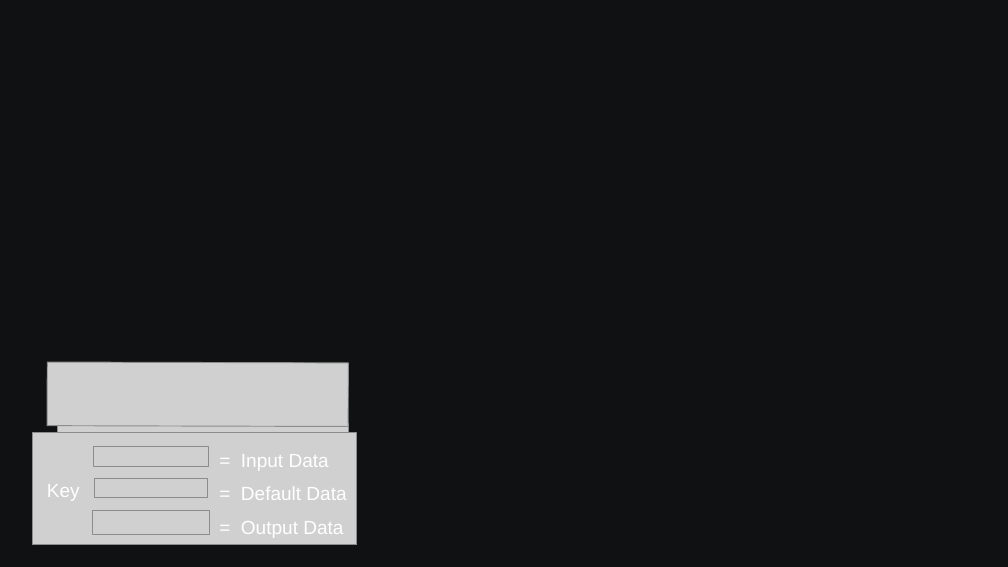
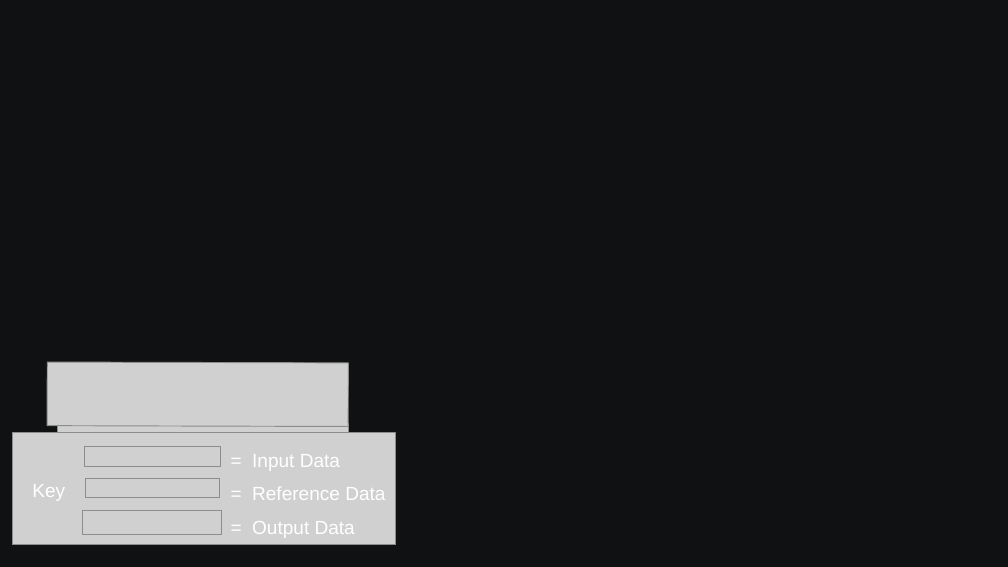
Before and after one commit to SamAllen06/lake_temp_work, a slide deck: slide 7 of documentation/for_collaborators/TestingSoftwareOverview.odp. Drawn at 1008x567 pixels with LibreOffice and Linux fonts; fonts in the diff are those of the drawing; grey boxes stand for pictures; background and template pictures are left out. Boxes give left, top, right and bottom in pixels: in the first picture for what was removed or moved away, otherwise in the second. Text is boxed around its words. In the diff, an @@ line names an element or a change of style, - is before the commit and + after.

```diff
--- a/documentation/for_collaborators/TestingSoftwareOverview.odp
+++ b/documentation/for_collaborators/TestingSoftwareOverview.odp
@@ picture: place and size @@
-picture at (33, 434, 358, 546)
+picture at (13, 434, 396, 546)
@@ picture: place and size @@
-picture at (93, 447, 209, 467)
+picture at (84, 447, 220, 467)
@@ text "= Input Data": place and size @@
-text "= Input Data" at (241, 454, 346, 538)
+text "= Input Data" at (252, 454, 385, 538)
@@ text "Key": place and size @@
-text "Key" at (47, 484, 80, 501)
+text "Key" at (32, 484, 65, 501)
@@ picture: place and size @@
-picture at (94, 479, 208, 499)
+picture at (85, 479, 219, 499)
@@ text at (252, 487, 385, 500): text changed @@
-= Default Data
+= Reference Data
@@ picture: place and size @@
-picture at (92, 511, 209, 535)
+picture at (83, 511, 221, 535)
```
Also in this commit, not shown: 6 other slides changed, 2 other files.
